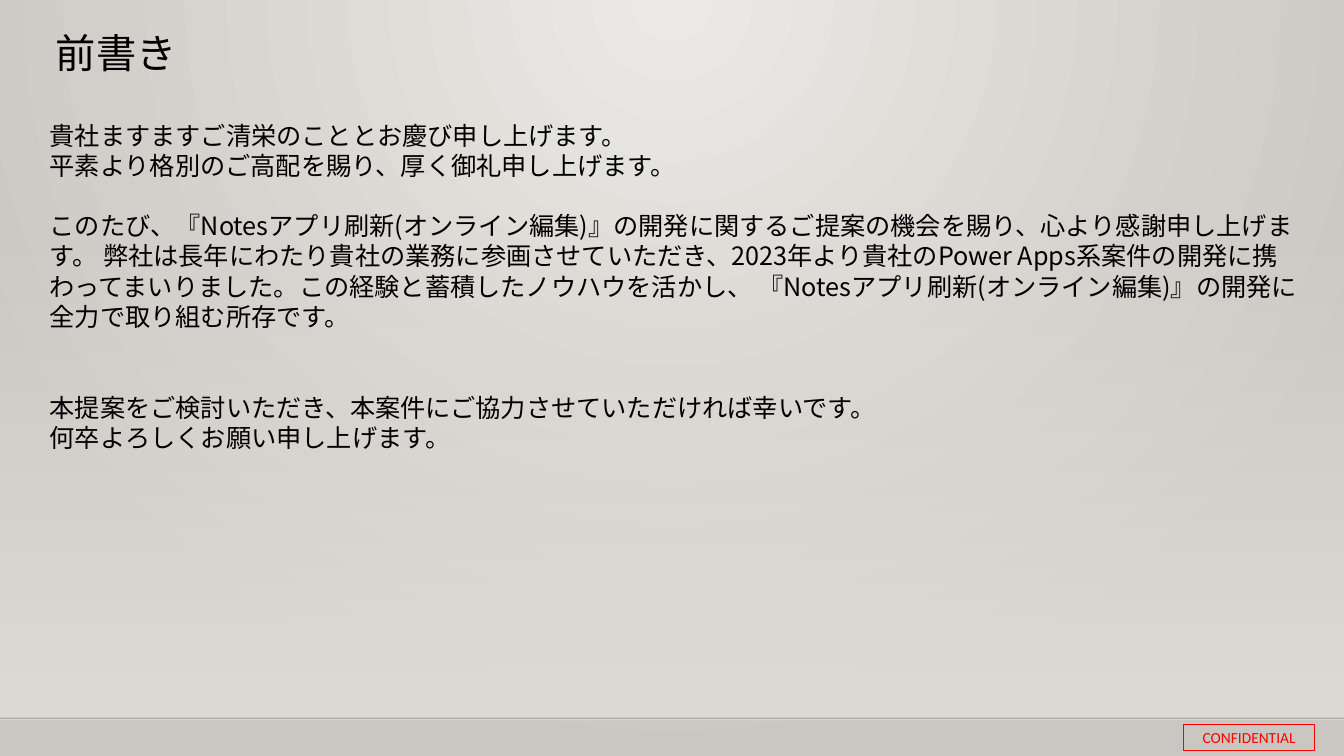
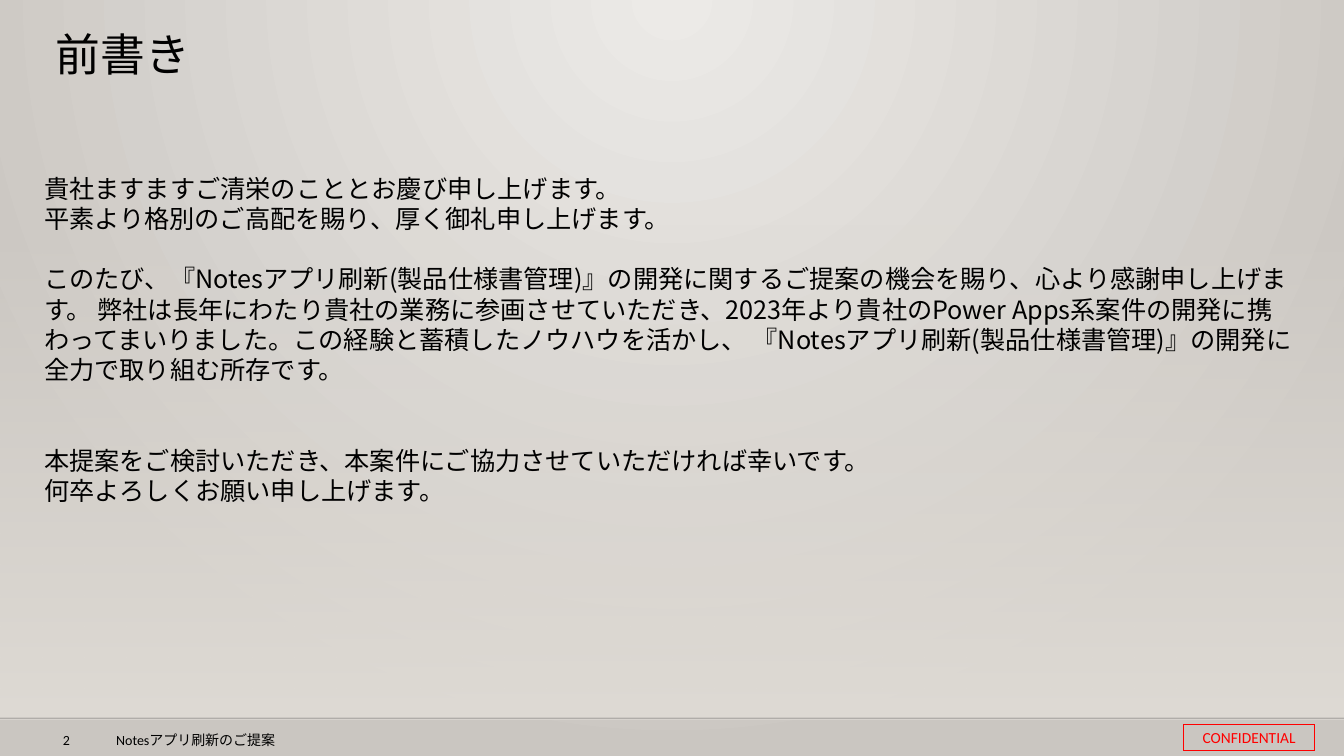
Before and after one commit to 0494938/Notes--CMS-Online, a slide deck: slide 2 of Notesアプリ刷新プロジェクト提案見積もり.pptx. Drawn at 1344x756 pixels with LibreOffice and Linux fonts; fonts in the diff are those of the drawing; background and template pictures are left out. Boxes give left, top, right and bottom in pixels: in the first picture for what was removed or moved away, otherwise in the second. Text is boxed around its words. In the diff, an @@ line names an element or a change of style, - is before the commit and + after.

```diff
--- a/Notesアプリ刷新プロジェクト提案見積もり.pptx
+++ b/Notesアプリ刷新プロジェクト提案見積もり.pptx
@@ title "前書き" at (56, 33, 190, 75): size 28.8 to 32 pt @@
@@ text "貴社ますますご清栄のこととお慶び申し上げます。": place and size @@
-text "貴社ますますご清栄のこととお慶び申し上げます。" at (50, 123, 1297, 449)
+text "貴社ますますご清栄のこととお慶び申し上げます。" at (44, 176, 1292, 502)
@@ text at (44, 266, 1292, 381): text changed @@
-このたび、『Notesアプリ刷新(オンライン編集)』の開発に関するご提案の機会を賜り、心より感謝申し上げます。 弊社は長年にわたり貴社の業務に参画させていただき、2023年より貴社のPower Apps系案件の開発に携わってまいりました。この経験と蓄積したノウハウを活かし、 『Notesアプリ刷新(オンライン編集)』の開発に全力で取り組む所存です。
+このたび、『Notesアプリ刷新(製品仕様書管理)』の開発に関するご提案の機会を賜り、心より感謝申し上げます。 弊社は長年にわたり貴社の業務に参画させていただき、2023年より貴社のPower Apps系案件の開発に携わってまいりました。この経験と蓄積したノウハウを活かし、 『Notesアプリ刷新(製品仕様書管理)』の開発に全力で取り組む所存です。
@@ page number added at (63, 736, 70, 745), 10 pt, text #000000 @@
+2
@@ text added at (116, 733, 275, 746), 10 pt, text #000000 @@
+Notesアプリ刷新のご提案
```
Also in this commit, not shown: 26 other slides changed, 1 slide added, 19 slides removed, 2 other files.
